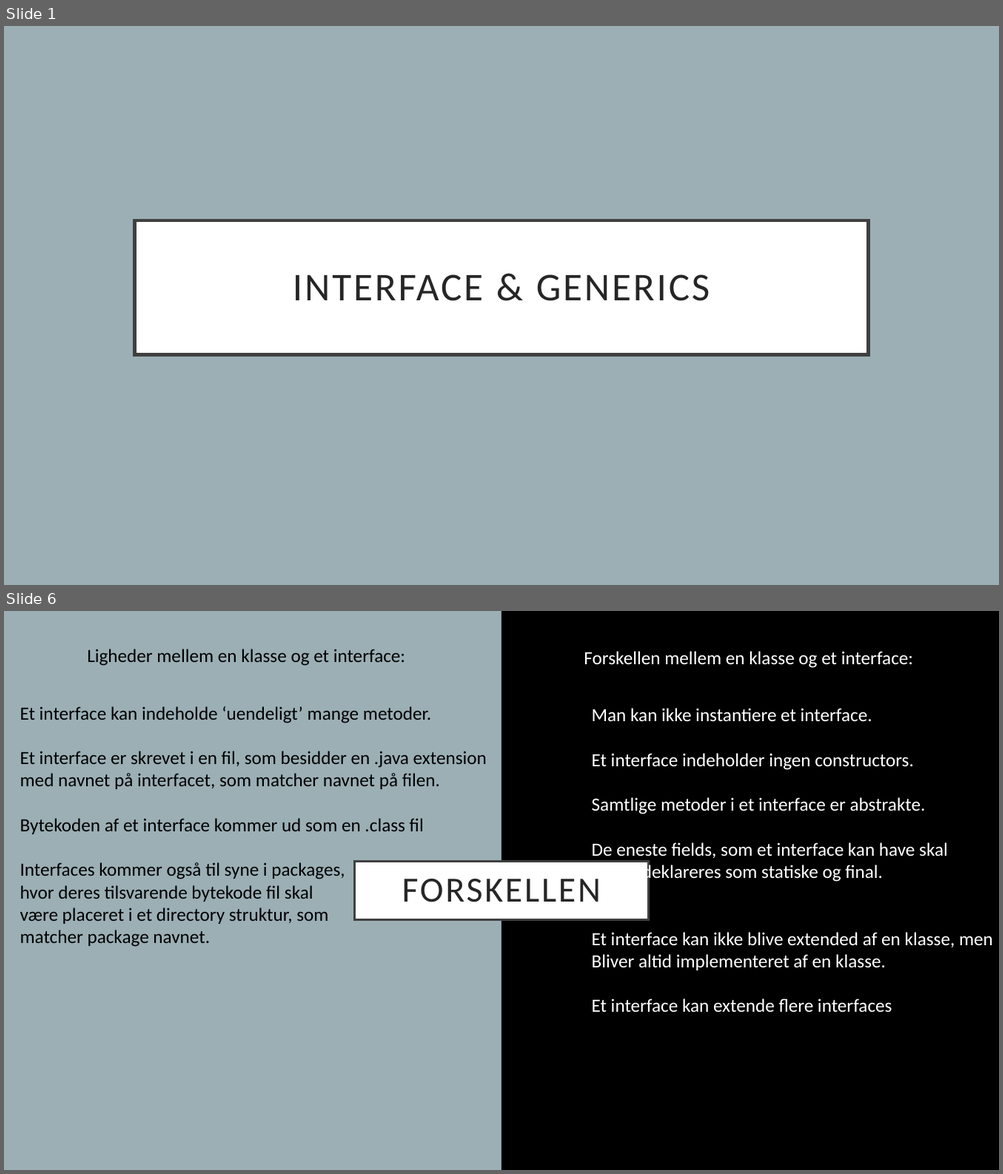
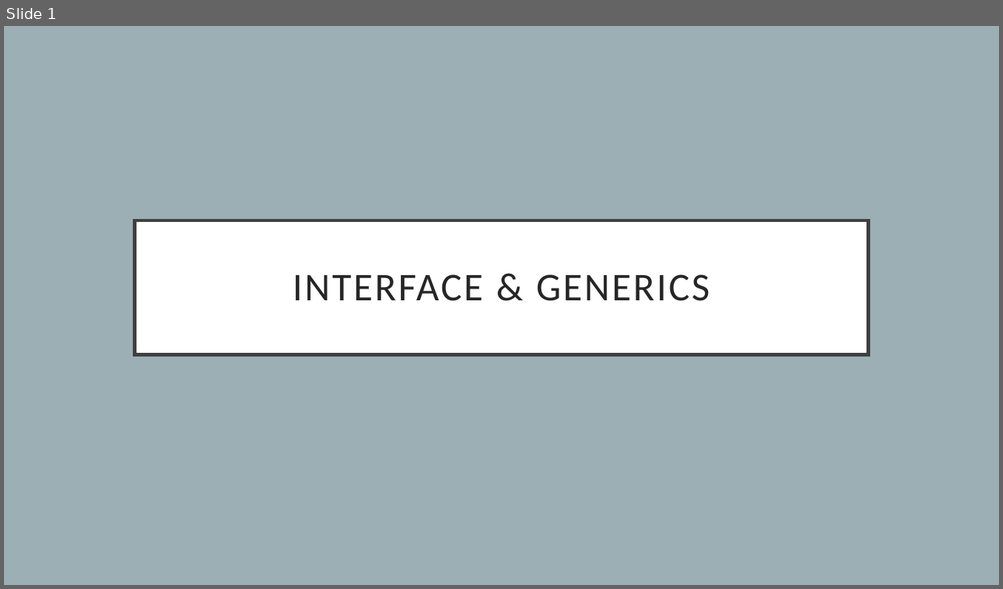
Before and after one commit to ortismal/3.-semester-SWC-TEK-slides, a slide deck: Interface&Generics.pptx. Shown one above the other, each under a label of ours: slides 1 and 6 before the commit, slide 1 after it; the slides between them are not shown. The pictures are 1003x1174 and 1003x589 pixels, drawn with LibreOffice and Linux fonts; fonts in the diff are those of the drawing. Boxes give left, top, right and bottom in pixels: in the first picture for what was removed or moved away, otherwise in the second. Text is boxed around its words. In the diff, an @@ line names an element or a change of style, - is before the commit and + after.

```diff
--- a/Interface&Generics.pptx
+++ b/Interface&Generics.pptx
@@ slide 6 removed at [4, 611, 999, 1170], background #9BAFB5 @@
@@ rectangle removed at [502, 611, 999, 1170] @@
@@ text removed at [87, 649, 405, 666] @@
-Ligheder mellem en klasse og et interface:
@@ text removed at [583, 651, 913, 668] @@
-Forskellen mellem en klasse og et interface:
@@ text removed at [20, 706, 486, 947] @@
-Et interface kan indeholde ‘uendeligt’ mange metoder.
-Et interface er skrevet i en fil, som besidder en .java extension
-med navnet på interfacet, som matcher navnet på filen.
-Bytekoden af et interface kommer ud som en .class fil
-Interfaces kommer også til syne i packages,
-hvor deres tilsvarende bytekode fil skal
-være placeret i et directory struktur, som
-matcher package navnet.
@@ text removed at [592, 708, 993, 1013] @@
-Man kan ikke instantiere et interface.
-Et interface indeholder ingen constructors.
-Samtlige metoder i et interface er abstrakte.
-De eneste fields, som et interface kan have skal
-deklareres som statiske og final.
-Et interface kan ikke blive extended af en klasse, men
-Bliver altid implementeret af en klasse.
-Et interface kan extende flere interfaces
@@ title removed at [355, 862, 649, 920] @@
-FORSKELLEN
```
Also in this commit, not shown: 5 slides changed, 1 other slide removed, 9 other files.
